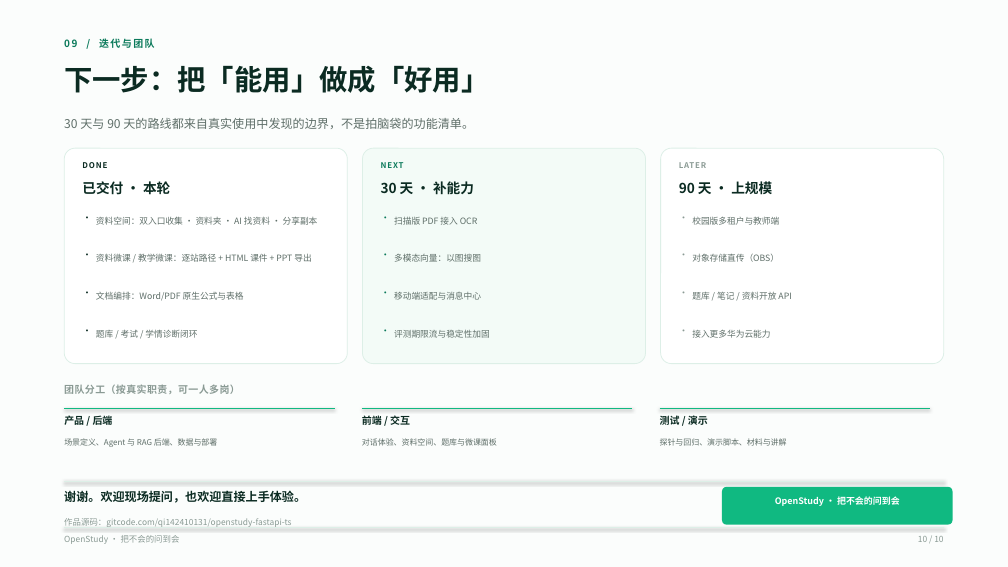
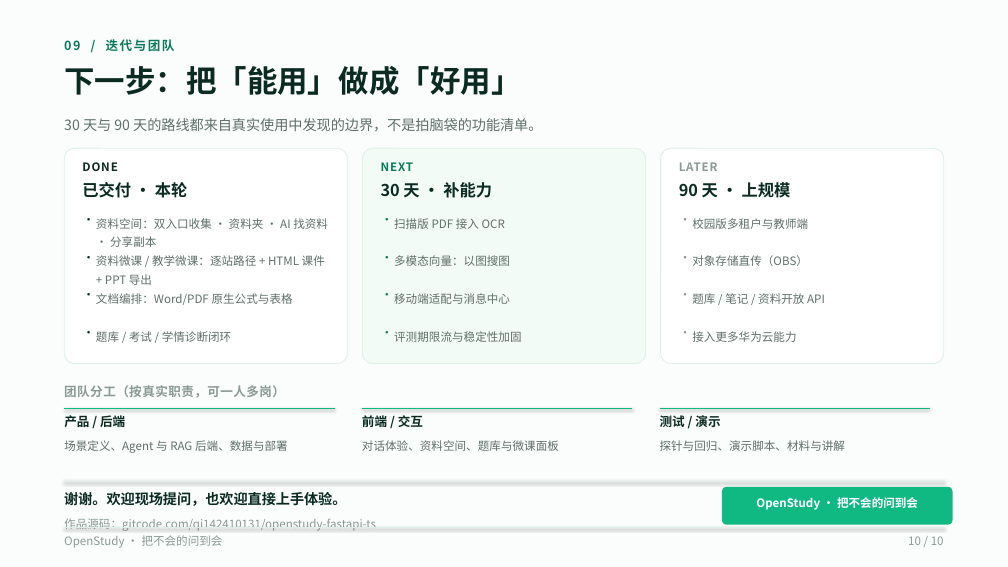
Before and after one commit to wufeng1234567/openstudy-fastapi-ts, a slide deck: slide 10 of doc/competition/OpenStudy-10页-V3-码道版.pptx. Drawn at 1008x567 pixels with LibreOffice and Linux fonts; fonts in the diff are those of the drawing. Boxes give left, top, right and bottom in pixels: in the first picture for what was removed or moved away, otherwise in the second. Text is boxed around its words. In the diff, an @@ line names an element or a change of style, - is before the commit and + after.

```diff
--- a/doc/competition/OpenStudy-10页-V3-码道版.pptx
+++ b/doc/competition/OpenStudy-10页-V3-码道版.pptx
@@ text "下一步：把「能用」做成「好用」" at [64, 66, 521, 95]: size 27 to 29 pt @@
@@ text "30 天与 90 天的路线都来自真实使用中发现的边界，不是拍脑袋的功能清单。" at [64, 118, 542, 132]: size 11.5 to 13.5 pt @@
@@ size 7.5 to 11 pt in 3 elements at [82, 162, 117, 171], [381, 162, 414, 171], [679, 162, 718, 171] @@
@@ size 13 to 15.5 pt in 3 elements at [82, 182, 188, 198], [381, 182, 492, 198], [679, 182, 791, 198] @@
@@ size 9 to 12 pt in 12 elements at [82, 212, 95, 228], [82, 250, 95, 266], [82, 287, 95, 304], [82, 325, 95, 342], [380, 212, 392, 228], [380, 250, 392, 266], [380, 287, 392, 304], [380, 325, 392, 342], [679, 212, 691, 228], [679, 250, 691, 266], [679, 287, 691, 304], [679, 325, 691, 342] @@
@@ size 8.3 to 11 pt in 12 elements at [96, 218, 328, 247], [96, 255, 325, 285], [96, 293, 293, 305], [96, 331, 231, 342], [394, 218, 505, 229], [394, 255, 510, 266], [394, 293, 510, 304], [394, 331, 521, 342], [692, 218, 808, 229], [692, 255, 808, 266], [692, 293, 825, 304], [692, 331, 796, 342] @@
@@ size 9.5 to 12 pt in 5 elements at [106, 39, 175, 51], [64, 385, 285, 398], [64, 413, 125, 430], [362, 413, 423, 430], [660, 415, 720, 427] @@
@@ size 7.6 to 11 pt in 3 elements at [64, 440, 288, 453], [362, 440, 559, 451], [660, 440, 845, 451] @@
@@ text "谢谢。欢迎现场提问，也欢迎直接上手体验。" at [64, 492, 346, 506]: size 11.5 to 13.5 pt @@
@@ text "OpenStudy · 把不会的问到会" at [756, 497, 918, 510]: size 8.5 to 11 pt @@
@@ size 8 to 11 pt in 3 elements at [64, 519, 376, 531], [64, 535, 223, 548], [908, 536, 944, 545] @@
```
Also in this commit, not shown: 9 other slides changed, 5 other files.
